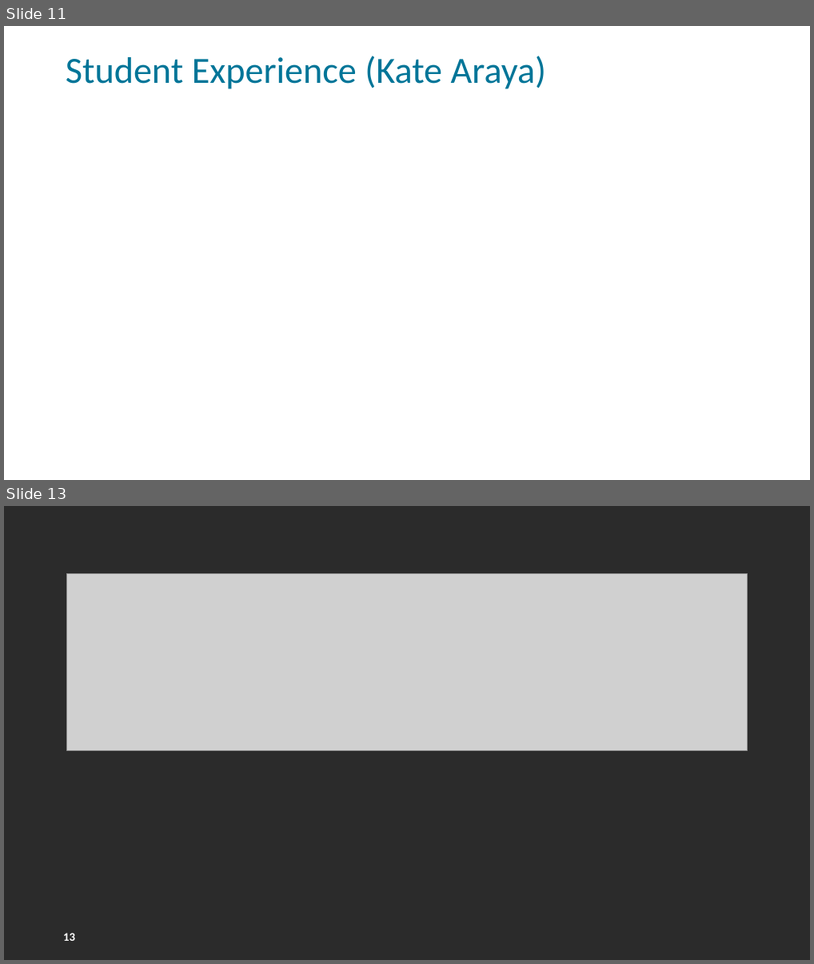
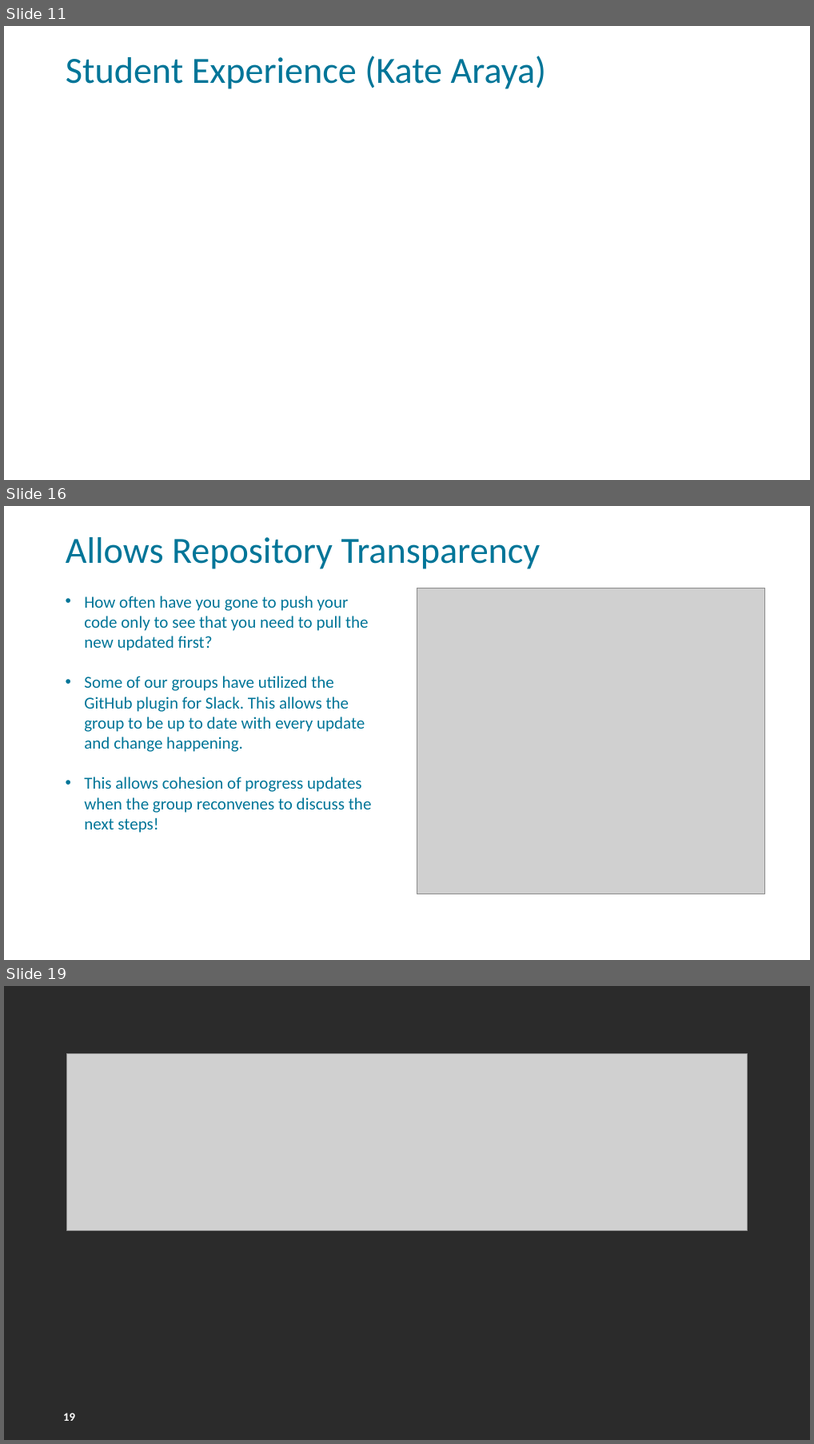
Before and after one commit to FSCJ-FacultyDev/HITEC2024, a slide deck: LeveragingSlackForStudentCollaboration.pptx. Shown one above the other, each under a label of ours: slides 11 and 13 before the commit, slides 11, 16 and 19 after it; the slides between them are not shown. The pictures are 814x964 and 814x1444 pixels, drawn with LibreOffice and Linux fonts; fonts in the diff are those of the drawing; grey boxes stand for pictures; background and template pictures are left out; a plain dark background stands for a picture behind light text. Boxes give left, top, right and bottom in pixels: in the first picture for what was removed or moved away, otherwise in the second. Text is boxed around its words. In the diff, an @@ line names an element or a change of style, - is before the commit and + after.

```diff
--- a/LeveragingSlackForStudentCollaboration.pptx
+++ b/LeveragingSlackForStudentCollaboration.pptx
@@ slide 16 added at [4, 506, 810, 960], background picture (left out); not listed: 1 template element that a slide beside it also shows @@
@@ title added at [66, 537, 541, 569], 44 pt, text #007598 @@
+Allows Repository Transparency
@@ text added at [84, 596, 372, 832], 20 pt, text #007598 @@
+• How often have you gone to push your code only to see that you need to pull the new updated first?
+• Some of our groups have utilized the GitHub plugin for Slack. This allows the group to be up to date with every update and change happening.
+• This allows cohesion of progress updates when the group reconvenes to discuss the next steps!
@@ picture added at [417, 588, 765, 893] @@
@@ what was slide 13 is now slide 19 @@
@@ page number at [63, 1412, 75, 1420]: text changed @@
-13
+19
```
Also in this commit, not shown: 6 other slides added, 1 slide removed.
